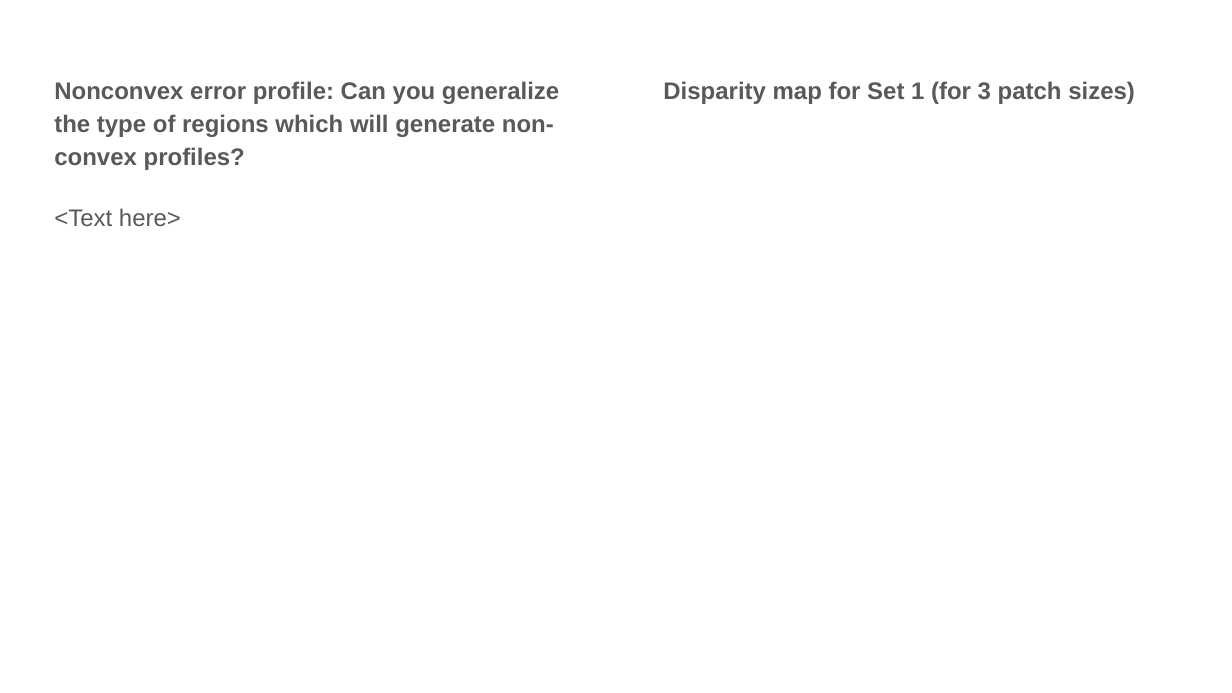
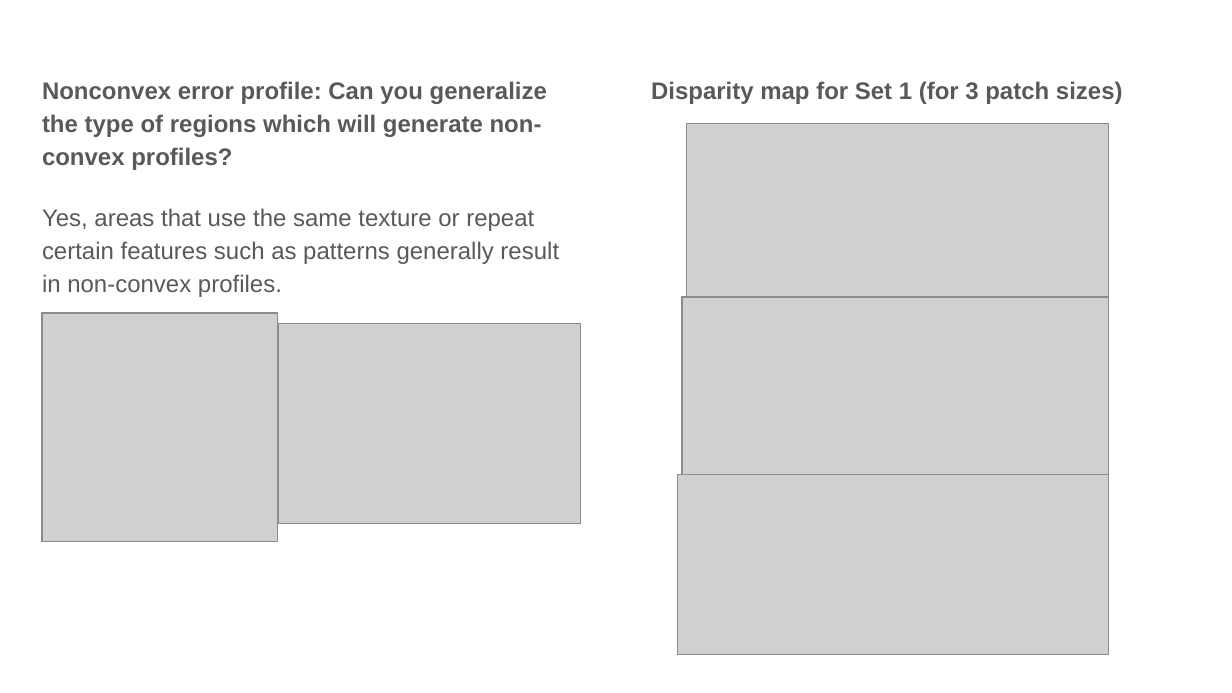
Before and after one commit to CasuallyAlive/Computer_Vision_Projects, a slide deck: slide 5 of src/proj5_6320/proj5_template.pptx. Drawn at 1232x693 pixels with LibreOffice and Linux fonts; fonts in the diff are those of the drawing; grey boxes stand for pictures. Boxes give left, top, right and bottom in pixels: in the first picture for what was removed or moved away, otherwise in the second. Text is boxed around its words. In the diff, an @@ line names an element or a change of style, - is before the commit and + after.

```diff
--- a/src/proj5_6320/proj5_template.pptx
+++ b/src/proj5_6320/proj5_template.pptx
@@ text "Disparity map for Set 1 ...": place and size @@
-text "Disparity map for Set 1 ..." at (663, 81, 1135, 104)
+text "Disparity map for Set 1 ..." at (651, 81, 1123, 104)
@@ picture added at (686, 123, 1109, 299) @@
@@ text at (42, 208, 559, 297): text changed @@
-<Text here>
+Yes, areas that use the same texture or repeat certain features such as patterns generally result in non-convex profiles.
@@ picture added at (683, 297, 1109, 474) @@
@@ picture added at (42, 313, 277, 542) @@
@@ picture added at (278, 323, 582, 524) @@
@@ picture added at (678, 474, 1109, 654) @@
```
Also in this commit, not shown: 9 other slides changed, 1 slide added, 1 slide removed, 9 other files.
